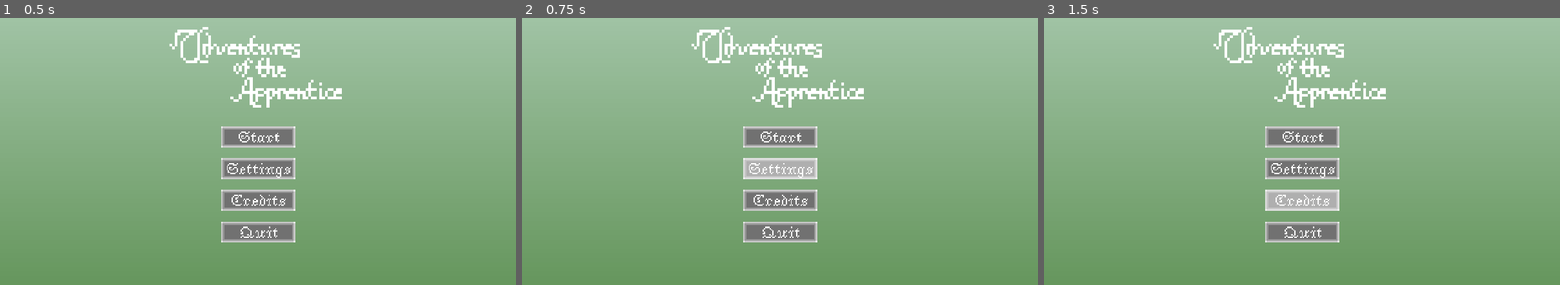
Above: before the commit, frames 1-3 (left to right).
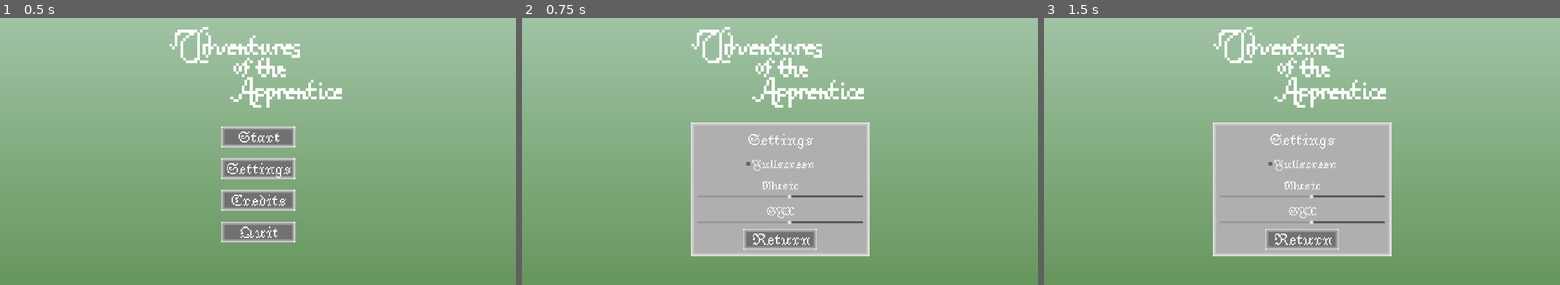
Above: after the commit, the same moments.

Repository: eriksolis/CSC-378-Final-Project
Game: Godot game, scene res://scenes/title_screen.tscn
Two runs of this game, one before a commit and one after it. Both use one fixed random seed, a clock stepped at 60 frames per second and the inputs below.
Inputs:
- Up to frame 1 (0.5 s): no input
- Up to frame 2 (0.75 s): click "Settings" at 0.5 s
- Up to frame 3 (1.5 s): click "Credits" at 1.25 s

Frame 1 is identical in both runs. In frame 2, 16% of the frame differs, in the area x 32-68%, y 39-90%; in frame 3, 16%.

Commit message:
settings menu

Diff:
--- /dev/null
+++ b/default_bus_layout.tres
@@ -0,0 +1,15 @@
+[gd_resource type="AudioBusLayout" format=3 uid="uid://6u75fbaosu3"]
+
+[resource]
+bus/1/name = &"SFX"
+bus/1/solo = false
+bus/1/mute = false
+bus/1/bypass_fx = false
+bus/1/volume_db = -5.04538
+bus/1/send = &"Master"
+bus/2/name = &"Music"
+bus/2/solo = false
+bus/2/mute = false
+bus/2/bypass_fx = false
+bus/2/volume_db = -5.04224
+bus/2/send = &"Master"
--- a/scenes/dialogue_system.tscn
+++ b/scenes/dialogue_system.tscn
@@ -75,3 +75,4 @@
 [node name="Click1" type="AudioStreamPlayer" parent="."]
 stream = ExtResource("4_0hfd7")
 pitch_scale = 0.5
+bus = &"SFX"
--- a/scenes/title_screen.tscn
+++ b/scenes/title_screen.tscn
@@ -195,5 +195,249 @@
 vertical_alignment = 1
 autowrap_mode = 2
 
+[node name="SettingsMenu" type="NinePatchRect" parent="."]
+visible = false
+layout_mode = 1
+anchors_preset = 8
+anchor_left = 0.5
+anchor_top = 0.5
+anchor_right = 0.5
+anchor_bottom = 0.5
+offset_left = -332.0
+offset_top = -65.0
+offset_right = 333.0
+offset_bottom = 433.0
+grow_horizontal = 2
+grow_vertical = 2
+texture = ExtResource("5_j1r3e")
+patch_margin_left = 64
+patch_margin_top = 64
+patch_margin_right = 64
+patch_margin_bottom = 64
+
+[node name="MenuMargin" type="MarginContainer" parent="SettingsMenu"]
+layout_mode = 1
+anchors_preset = 15
+anchor_right = 1.0
+anchor_bottom = 1.0
+grow_horizontal = 2
+grow_vertical = 2
+theme_override_constants/margin_left = 24
+theme_override_constants/margin_top = 24
+theme_override_constants/margin_right = 24
+theme_override_constants/margin_bottom = 24
+
+[node name="MenuOptions" type="VBoxContainer" parent="SettingsMenu/MenuMargin"]
+layout_mode = 2
+
+[node name="SettingsText" type="Label" parent="SettingsMenu/MenuMargin/MenuOptions"]
+custom_minimum_size = Vector2(52, 52)
+layout_mode = 2
+size_flags_horizontal = 3
+size_flags_vertical = 0
+theme_override_fonts/font = ExtResource("6_r3cf0")
+theme_override_font_sizes/font_size = 60
+text = "Settings"
+horizontal_alignment = 1
+vertical_alignment = 1
+autowrap_mode = 2
+
+[node name="FullscreenCheckbox" type="CheckBox" parent="SettingsMenu/MenuMargin/MenuOptions"]
+layout_mode = 2
+size_flags_horizontal = 4
+size_flags_vertical = 6
+focus_mode = 0
+theme_override_colors/font_disabled_color = Color(1, 1, 1, 1)
+theme_override_colors/font_hover_pressed_color = Color(1, 1, 1, 1)
+theme_override_colors/font_hover_color = Color(1, 1, 1, 1)
+theme_override_colors/font_pressed_color = Color(1, 1, 1, 1)
+theme_override_colors/font_focus_color = Color(1, 1, 1, 1)
+theme_override_colors/font_color = Color(1, 1, 1, 1)
+theme_override_colors/font_outline_color = Color(1, 1, 1, 1)
+theme_override_fonts/font = ExtResource("6_r3cf0")
+theme_override_font_sizes/font_size = 45
+text = "Fullscreen"
+
+[node name="MusicContainer" type="VBoxContainer" parent="SettingsMenu/MenuMargin/MenuOptions"]
+layout_mode = 2
+size_flags_vertical = 3
+
+[node name="MusicText" type="Label" parent="SettingsMenu/MenuMargin/MenuOptions/MusicContainer"]
+custom_minimum_size = Vector2(52, 52)
+layout_mode = 2
+size_flags_horizontal = 3
+size_flags_vertical = 1
+theme_override_fonts/font = ExtResource("6_r3cf0")
+theme_override_font_sizes/font_size = 45
+text = "Music
+"
+horizontal_alignment = 1
+vertical_alignment = 1
+autowrap_mode = 2
+
+[node name="MusicSlider" type="HSlider" parent="SettingsMenu/MenuMargin/MenuOptions/MusicContainer"]
+layout_mode = 2
+size_flags_vertical = 2
+focus_mode = 0
+max_value = 1.0
+step = 0.01
+
+[node name="SFXContainer" type="VBoxContainer" parent="SettingsMenu/MenuMargin/MenuOptions"]
+layout_mode = 2
+size_flags_vertical = 3
+
+[node name="SFXText" type="Label" parent="SettingsMenu/MenuMargin/MenuOptions/SFXContainer"]
+custom_minimum_size = Vector2(52, 52)
+layout_mode = 2
+size_flags_horizontal = 3
+size_flags_vertical = 1
+theme_override_fonts/font = ExtResource("6_r3cf0")
+theme_override_font_sizes/font_size = 45
+text = "SFX"
+horizontal_alignment = 1
+vertical_alignment = 1
+autowrap_mode = 2
+
+[node name="SFXSlider" type="HSlider" parent="SettingsMenu/MenuMargin/MenuOptions/SFXContainer"]
+layout_mode = 2
+size_flags_vertical = 2
+focus_mode = 0
+max_value = 1.0
+step = 0.01
+
+[node name="ReturnButton" type="TextureButton" parent="SettingsMenu/MenuMargin/MenuOptions"]
+layout_mode = 2
+size_flags_horizontal = 4
+focus_mode = 0
+texture_normal = ExtResource("3_5tji6")
+texture_pressed = ExtResource("4_i350p")
+texture_hover = ExtResource("5_j1r3e")
+texture_disabled = ExtResource("4_i350p")
+texture_focused = ExtResource("5_j1r3e")
+
+[node name="ReturnButton" type="Label" parent="SettingsMenu/MenuMargin/MenuOptions/ReturnButton"]
+custom_minimum_size = Vector2(52, 52)
+layout_mode = 1
+anchors_preset = 8
+anchor_left = 0.5
+anchor_top = 0.5
+anchor_right = 0.5
+anchor_bottom = 0.5
+offset_left = -26.0
+offset_top = -28.0
+offset_right = 26.0
+offset_bottom = 28.0
+grow_horizontal = 2
+grow_vertical = 2
+size_flags_horizontal = 3
+size_flags_vertical = 0
+theme_override_fonts/font = ExtResource("6_r3cf0")
+theme_override_font_sizes/font_size = 60
+text = "Return"
+horizontal_alignment = 1
+vertical_alignment = 1
+autowrap_mode = 2
+
+[node name="CreditsPanel" type="NinePatchRect" parent="."]
+visible = false
+layout_mode = 1
+anchors_preset = 8
+anchor_left = 0.5
+anchor_top = 0.5
+anchor_right = 0.5
+anchor_bottom = 0.5
+offset_left = -332.0
+offset_top = -428.0
+offset_right = 333.0
+offset_bottom = 433.0
+grow_horizontal = 2
+grow_vertical = 2
+texture = ExtResource("5_j1r3e")
+patch_margin_left = 64
+patch_margin_top = 64
+patch_margin_right = 64
+patch_margin_bottom = 64
+
+[node name="CreditsMargin" type="MarginContainer" parent="CreditsPanel"]
+layout_mode = 1
+anchors_preset = 15
+anchor_right = 1.0
+anchor_bottom = 1.0
+grow_horizontal = 2
+grow_vertical = 2
+theme_override_constants/margin_left = 24
+theme_override_constants/margin_top = 24
+theme_override_constants/margin_right = 24
+theme_override_constants/margin_bottom = 24
+
+[node name="CreditsContainer" type="VBoxContainer" parent="CreditsPanel/CreditsMargin"]
+layout_mode = 2
+
+[node name="CreditsText" type="Label" parent="CreditsPanel/CreditsMargin/CreditsContainer"]
+custom_minimum_size = Vector2(52, 52)
+layout_mode = 2
+size_flags_horizontal = 3
+size_flags_vertical = 0
+theme_override_fonts/font = ExtResource("6_r3cf0")
+theme_override_font_sizes/font_size = 60
+text = "Credits"
+horizontal_alignment = 1
+vertical_alignment = 1
+autowrap_mode = 2
+
+[node name="Credits" type="Label" parent="CreditsPanel/CreditsMargin/CreditsContainer"]
+custom_minimum_size = Vector2(52, 52)
+layout_mode = 2
+size_flags_horizontal = 3
+size_flags_vertical = 3
+theme_override_fonts/font = ExtResource("6_r3cf0")
+theme_override_font_sizes/font_size = 45
+text = "Tilemap from https://cainos.itch.io/pixel-art-top-down-basic
+SFX self-recorded
+Art made in Firealpaca
+Music made in Garageband
+Made with Godot"
+autowrap_mode = 2
+
+[node name="ReturnButton" type="TextureButton" parent="CreditsPanel/CreditsMargin/CreditsContainer"]
+layout_mode = 2
+size_flags_horizontal = 4
+focus_mode = 0
+texture_normal = ExtResource("3_5tji6")
+texture_pressed = ExtResource("4_i350p")
+texture_hover = ExtResource("5_j1r3e")
+texture_disabled = ExtResource("4_i350p")
+texture_focused = ExtResource("5_j1r3e")
+
+[node name="ReturnButton" type="Label" parent="CreditsPanel/CreditsMargin/CreditsContainer/ReturnButton"]
+custom_minimum_size = Vector2(52, 52)
+layout_mode = 1
+anchors_preset = 8
+anchor_left = 0.5
+anchor_top = 0.5
+anchor_right = 0.5
+anchor_bottom = 0.5
+offset_left = -26.0
+offset_top = -28.0
+offset_right = 26.0
+offset_bottom = 28.0
+grow_horizontal = 2
+grow_vertical = 2
+size_flags_horizontal = 3
+size_flags_vertical = 0
+theme_override_fonts/font = ExtResource("6_r3cf0")
+theme_override_font_sizes/font_size = 60
+text = "Return"
+horizontal_alignment = 1
+vertical_alignment = 1
+autowrap_mode = 2
+
 [connection signal="pressed" from="VBoxContainer/StartButton" to="." method="_on_start_button_pressed"]
+[connection signal="pressed" from="VBoxContainer/SettingsButton" to="." method="_on_settings_button_pressed"]
+[connection signal="pressed" from="VBoxContainer/CreditsButton" to="." method="_on_credits_button_pressed"]
 [connection signal="pressed" from="VBoxContainer/QuitButton" to="." method="_on_quit_button_pressed"]
+[connection signal="toggled" from="SettingsMenu/MenuMargin/MenuOptions/FullscreenCheckbox" to="." method="_on_fullscreen_checkbox_toggled"]
+[connection signal="value_changed" from="SettingsMenu/MenuMargin/MenuOptions/MusicContainer/MusicSlider" to="." method="_on_music_slider_value_changed"]
+[connection signal="value_changed" from="SettingsMenu/MenuMargin/MenuOptions/SFXContainer/SFXSlider" to="." method="_on_sfx_slider_value_changed"]
+[connection signal="pressed" from="SettingsMenu/MenuMargin/MenuOptions/ReturnButton" to="." method="_on_return_button_pressed"]
+[connection signal="pressed" from="CreditsPanel/CreditsMargin/CreditsContainer/ReturnButton" to="." method="_on_return_button_pressed"]
--- a/scripts/title_screen.gd
+++ b/scripts/title_screen.gd
@@ -1,7 +1,12 @@
 extends Control
 @onready var game = load("res://scenes/game.tscn")
+@onready var musicVolume = AudioServer.get_bus_index("Music")
+@onready var sfxVolume = AudioServer.get_bus_index("SFX")
 var loadedGame
 
+func _ready() -> void:
+	$SettingsMenu.hide()
+	$CreditsPanel.hide()
 
 func _on_start_button_pressed() -> void:
 	loadedGame = game.instantiate()
@@ -22,3 +27,30 @@
 func title():
 	loadedGame.queue_free()
 	show()
+
+func _on_settings_button_pressed() -> void:
+	$SettingsMenu/MenuMargin/MenuOptions/MusicContainer/MusicSlider.value = db_to_linear(AudioServer.get_bus_volume_db(musicVolume))
+	$SettingsMenu/MenuMargin/MenuOptions/SFXContainer/SFXSlider.value = db_to_linear(AudioServer.get_bus_volume_db(sfxVolume))
+	$SettingsMenu.show()
+
+func _on_credits_button_pressed() -> void:
+	$CreditsPanel.show()
+
+
+func _on_return_button_pressed() -> void:
+	$SettingsMenu.hide()
+	$CreditsPanel.hide()
+
+
+func _on_music_slider_value_changed(value: float) -> void:
+	AudioServer.set_bus_volume_db(musicVolume, linear_to_db(value))
+
+func _on_sfx_slider_value_changed(value: float) -> void:
+	AudioServer.set_bus_volume_db(sfxVolume, linear_to_db(value))
+
+
+func _on_fullscreen_checkbox_toggled(toggled_on: bool) -> void:
+	if toggled_on:
+		DisplayServer.window_set_mode(DisplayServer.WINDOW_MODE_FULLSCREEN)
+	else:
+		DisplayServer.window_set_mode(DisplayServer.WINDOW_MODE_WINDOWED)
